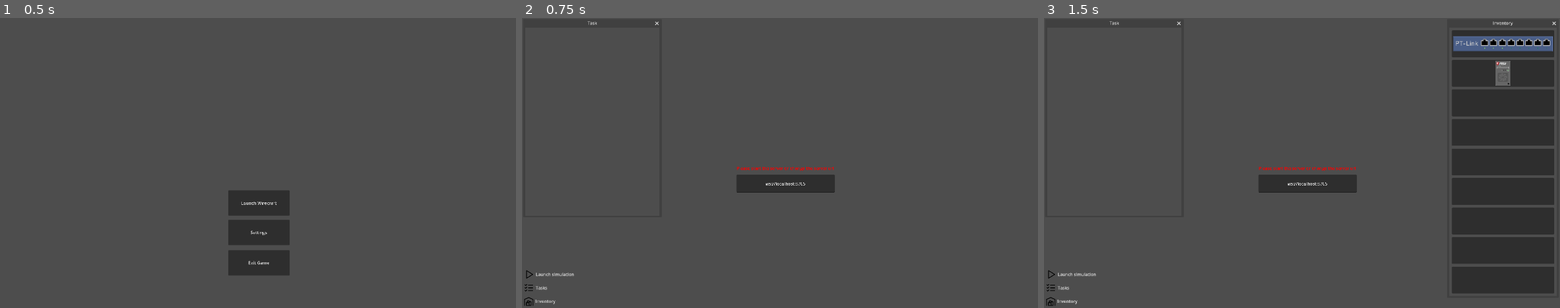
Above: before the commit, frames 1-3 (left to right).
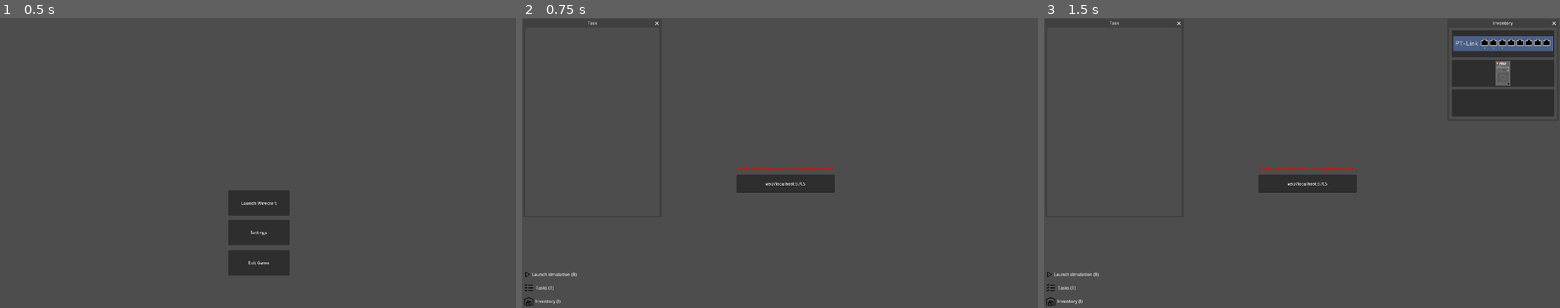
Above: after the commit, the same moments.

Repository: wirecraft-team/wirecraft
Game: Godot game, scene res://scenes/Menu.tscn
Same seed, same stepped clock (60 frames per second), same inputs: the game is played once before the commit and once after it.
Inputs:
- Up to frame 1 (0.5 s): no input
- Up to frame 2 (0.75 s): click "Launch Wirecraft" at 0.5 s
- Up to frame 3 (1.5 s): click "Inventory" (after the commit: "Inventory (I)") at 1.25 s

Frame 1 is identical in both runs. In frame 2, 0.1% of the frame differs, in the area x 0-11%, y 86-99%; in frame 3, 11%, in the area x 0-99%, y 35-99%.

Commit message:
fix: removed excess inventory buttons

Diff:
--- a/godot/scenes/Game.tscn
+++ b/godot/scenes/Game.tscn
@@ -43,7 +43,7 @@
 offset_right = 150.0
 grow_vertical = 0
 focus_mode = 0
-text = "Inventory"
+text = "Inventory (I)"
 icon = ExtResource("6_3xj3m")
 flat = true
 alignment = 0
@@ -52,7 +52,7 @@
 [node name="InventoryWindow" type="Window" parent="CanvasLayer"]
 title = "Inventory"
 position = Vector2i(1508, 36)
-size = Vector2i(400, 1000)
+size = Vector2i(400, 341)
 unresizable = true
 always_on_top = true
 script = ExtResource("7_qy1jj")
@@ -95,7 +95,7 @@
 icon_alignment = 1
 expand_icon = true
 
-[node name="Button3" type="Button" parent="CanvasLayer/InventoryWindow/Control"]
+[node name="Add_Router_Button" type="Button" parent="CanvasLayer/InventoryWindow/Control"]
 layout_mode = 1
 anchors_preset = 5
 anchor_left = 0.5
@@ -104,78 +104,6 @@
 offset_top = 230.0
 offset_right = 190.0
 offset_bottom = 330.0
-grow_horizontal = 2
-focus_mode = 0
-
-[node name="Button4" type="Button" parent="CanvasLayer/InventoryWindow/Control"]
-layout_mode = 1
-anchors_preset = 5
-anchor_left = 0.5
-anchor_right = 0.5
-offset_left = -190.0
-offset_top = 340.0
-offset_right = 190.0
-offset_bottom = 440.0
-grow_horizontal = 2
-focus_mode = 0
-
-[node name="Button5" type="Button" parent="CanvasLayer/InventoryWindow/Control"]
-layout_mode = 1
-anchors_preset = 5
-anchor_left = 0.5
-anchor_right = 0.5
-offset_left = -190.0
-offset_top = 450.0
-offset_right = 190.0
-offset_bottom = 550.0
-grow_horizontal = 2
-focus_mode = 0
-
-[node name="Button6" type="Button" parent="CanvasLayer/InventoryWindow/Control"]
-layout_mode = 1
-anchors_preset = 5
-anchor_left = 0.5
-anchor_right = 0.5
-offset_left = -190.0
-offset_top = 560.0
-offset_right = 190.0
-offset_bottom = 660.0
-grow_horizontal = 2
-focus_mode = 0
-
-[node name="Button7" type="Button" parent="CanvasLayer/InventoryWindow/Control"]
-layout_mode = 1
-anchors_preset = 5
-anchor_left = 0.5
-anchor_right = 0.5
-offset_left = -190.0
-offset_top = 670.0
-offset_right = 190.0
-offset_bottom = 770.0
-grow_horizontal = 2
-focus_mode = 0
-
-[node name="Button8" type="Button" parent="CanvasLayer/InventoryWindow/Control"]
-layout_mode = 1
-anchors_preset = 5
-anchor_left = 0.5
-anchor_right = 0.5
-offset_left = -190.0
-offset_top = 780.0
-offset_right = 190.0
-offset_bottom = 880.0
-grow_horizontal = 2
-focus_mode = 0
-
-[node name="Button9" type="Button" parent="CanvasLayer/InventoryWindow/Control"]
-layout_mode = 1
-anchors_preset = 5
-anchor_left = 0.5
-anchor_right = 0.5
-offset_left = -190.0
-offset_top = 890.0
-offset_right = 190.0
-offset_bottom = 990.0
 grow_horizontal = 2
 focus_mode = 0
 
@@ -189,7 +117,7 @@
 offset_bottom = -50.0
 grow_vertical = 0
 focus_mode = 0
-text = "Tasks"
+text = "Tasks (T)"
 icon = ExtResource("10_mcffj")
 flat = true
 alignment = 0
@@ -241,7 +169,7 @@
 offset_bottom = -100.0
 grow_vertical = 0
 focus_mode = 0
-text = "Launch simulation"
+text = "Launch simulation (R)"
 icon = ExtResource("12_2rd6h")
 flat = true
 alignment = 0
@@ -304,6 +232,7 @@
 [connection signal="close_requested" from="CanvasLayer/InventoryWindow" to="CanvasLayer" method="_on_inventory_window_close_requested"]
 [connection signal="pressed" from="CanvasLayer/InventoryWindow/Control/Add_Switch_Button" to="CanvasLayer/InventoryWindow" method="_on_add_switch_button_pressed"]
 [connection signal="pressed" from="CanvasLayer/InventoryWindow/Control/Add_PC_Button" to="CanvasLayer/InventoryWindow" method="_on_add_pc_button_pressed"]
+[connection signal="pressed" from="CanvasLayer/InventoryWindow/Control/Add_Router_Button" to="CanvasLayer/InventoryWindow" method="_on_add_router_button_pressed"]
 [connection signal="pressed" from="CanvasLayer/TaskButton" to="CanvasLayer" method="_on_task_button_pressed"]
 [connection signal="close_requested" from="CanvasLayer/TaskWindow" to="CanvasLayer" method="_on_task_window_close_requested"]
 [connection signal="text_submitted" from="CanvasLayer/ServerText/ServerUrl" to="ws" method="_on_server_url_text_submitted"]
--- a/godot/scripts/inventory.gd
+++ b/godot/scripts/inventory.gd
@@ -6,3 +6,6 @@
 
 func _on_add_pc_button_pressed() -> void:
 	get_node("../../ws").add_device("new_pc", "pc")
+
+func _on_add_router_button_pressed() -> void:
+	get_node("../../ws").add_device("new_router", "router")
Not shown: 1 places in godot/scenes/Game.tscn that only renumber resources
